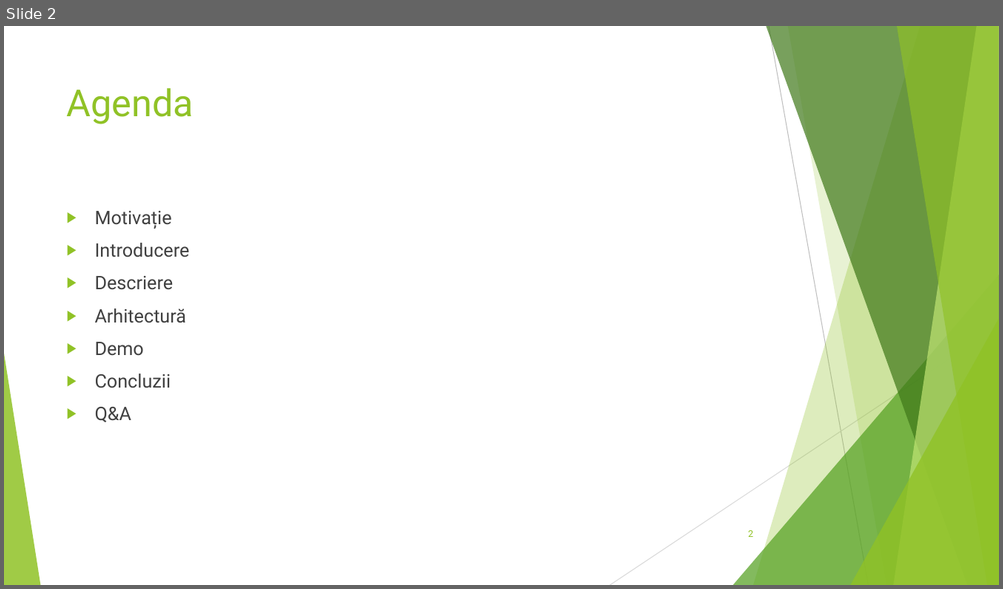
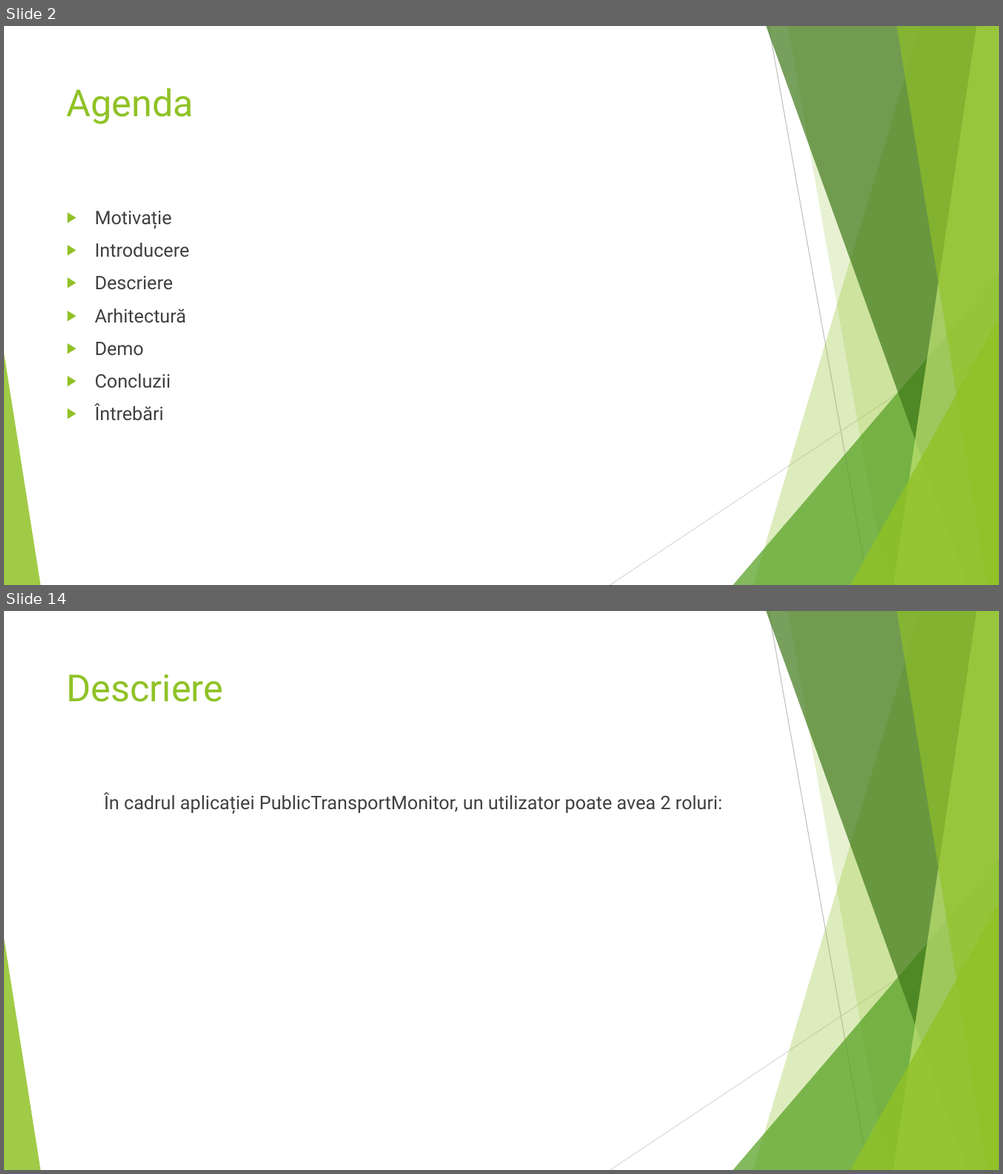
Before and after one commit to AdelinPamant/PublicTransportMonitor, a slide deck: Licenta2020PamintAdelin/PublicTransportMonitor - Prezentare.pptx. Shown one above the other, each under a label of ours: slide 2 before the commit, slides 2 and 14 after it; the slides between them are not shown. The pictures are 1003x589 and 1003x1174 pixels, drawn with LibreOffice and Linux fonts; fonts in the diff are those of the drawing. Boxes give left, top, right and bottom in pixels: in the first picture for what was removed or moved away, otherwise in the second. Text is boxed around its words. In the diff, an @@ line names an element or a change of style, - is before the commit and + after.

```diff
--- a/Licenta2020PamintAdelin/PublicTransportMonitor - Prezentare.pptx
+++ b/Licenta2020PamintAdelin/PublicTransportMonitor - Prezentare.pptx
@@ slide 14 added at <box>4,611,999,1170</box>, background #FFFFFF; not listed: 10 template elements that a slide beside it also shows @@
@@ title added at <box>67,674,223,702</box>, 36 pt, text #90C226 @@
+Descriere
@@ text added at <box>104,792,722,814</box>, 18 pt, text #404040 @@
+În cadrul aplicației PublicTransportMonitor, un utilizator poate avea 2 roluri:
@@ slide 2 changed as well @@
@@ text at <box>95,404,164,421</box>: text changed @@
-▶ Q&A
+▶ Întrebări
@@ page number removed at <box>748,531,753,537</box> @@
-2
```
Also in this commit, not shown: 3 other slides changed, 22 other slides added, 5 slides removed, 2 other files.
